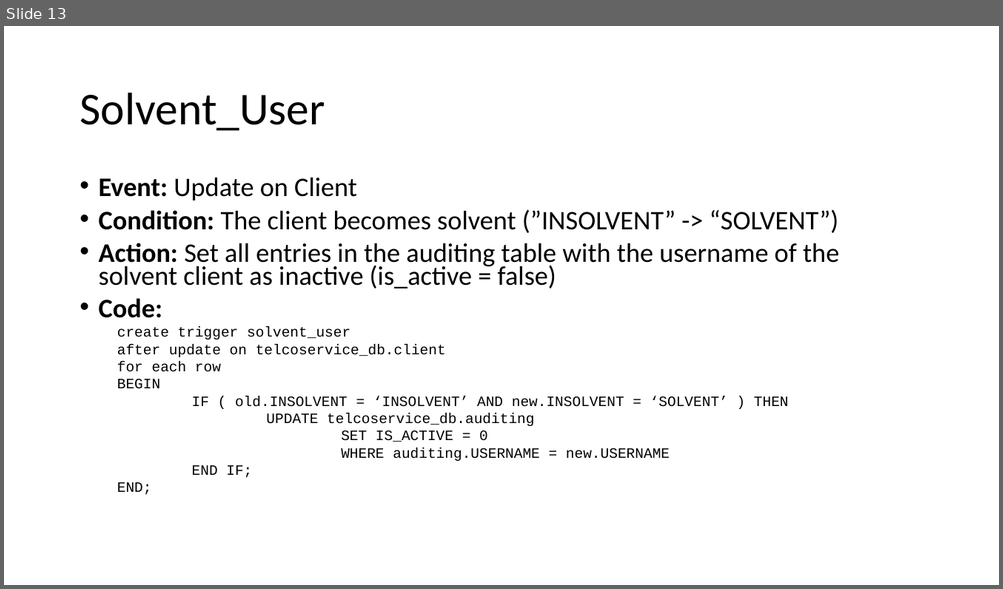
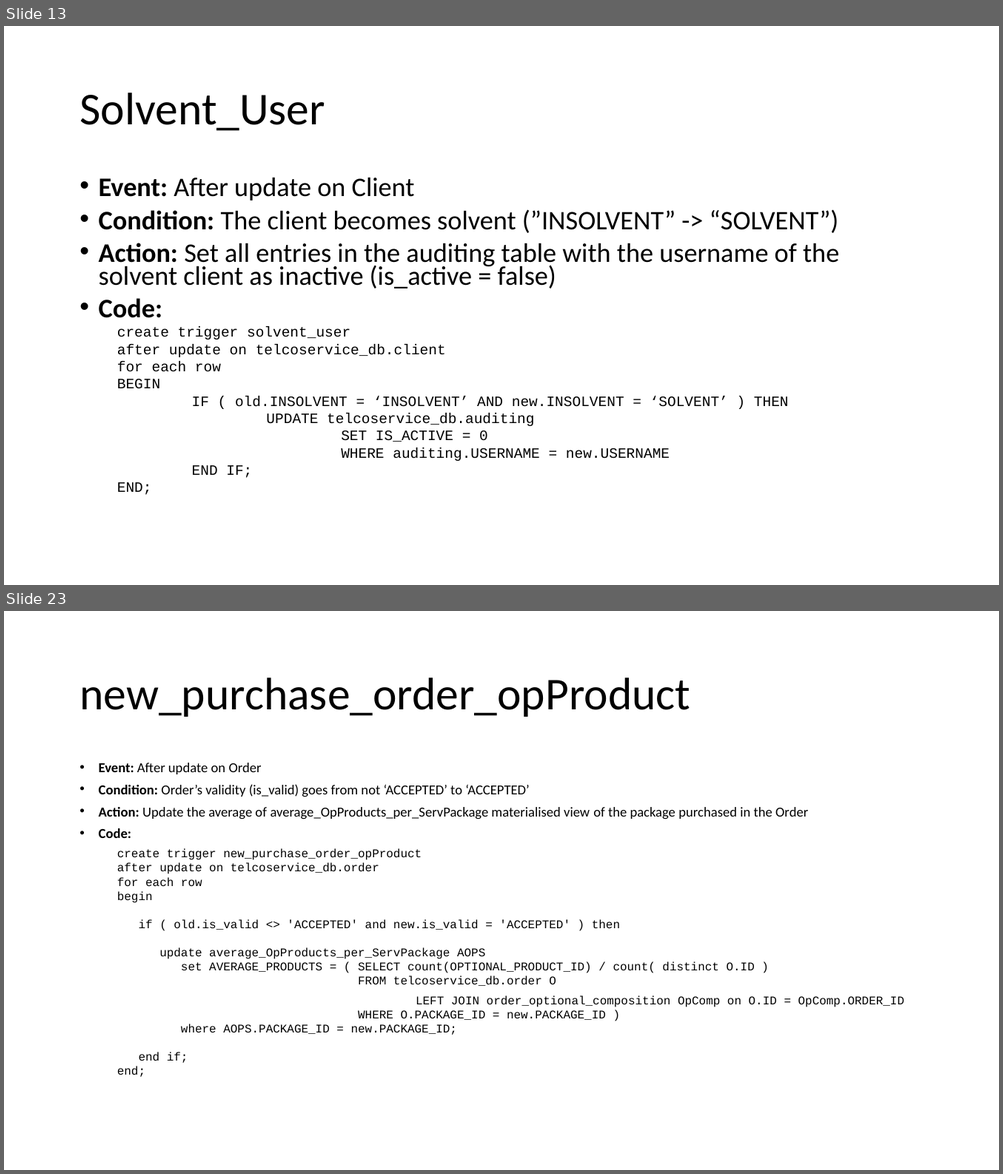
Before and after one commit to mark-2389/TelcoService_SC42, a slide deck: diagrams/TelcoService.pptx. Shown one above the other, each under a label of ours: slide 13 before the commit, slides 13 and 23 after it; the slides between them are not shown. The pictures are 1003x589 and 1003x1174 pixels, drawn with LibreOffice and Linux fonts; fonts in the diff are those of the drawing. Boxes give left, top, right and bottom in pixels: in the first picture for what was removed or moved away, otherwise in the second. Text is boxed around its words. In the diff, an @@ line names an element or a change of style, - is before the commit and + after.

```diff
--- a/diagrams/TelcoService.pptx
+++ b/diagrams/TelcoService.pptx
@@ slide 23 added at (4, 611, 999, 1170), background #FFFFFF @@
@@ title added at (79, 678, 690, 717), 44 pt, text #000000 @@
+new_purchase_order_opProduct
@@ text added at (99, 763, 905, 1077), 11.4 pt, text #000000 @@
+• Event: After update on Order
+• Condition: Order’s validity (is_valid) goes from not ‘ACCEPTED’ to ‘ACCEPTED’
+• Action: Update the average of average_OpProducts_per_ServPackage materialised view of the package purchased in the Order
+• Code:
+  create trigger new_purchase_order_opProduct
+  after update on telcoservice_db.order
+  for each row
+  begin
+  if ( old.is_valid <> 'ACCEPTED' and new.is_valid = 'ACCEPTED' ) then
+  update average_OpProducts_per_ServPackage AOPS
+  set AVERAGE_PRODUCTS = ( SELECT count(OPTIONAL_PRODUCT_ID) / count( distinct O.ID )
+  FROM telcoservice_db.order O
+  LEFT JOIN order_optional_composition OpComp on O.ID = OpComp.ORDER_ID
+  WHERE O.PACKAGE_ID = new.PACKAGE_ID )
+  where AOPS.PACKAGE_ID = new.PACKAGE_ID;
+  end if;
+  end;
@@ slide 13 changed as well @@
@@ text at (99, 177, 415, 201): text changed @@
-• Event: Update on Client
+• Event: After update on Client
```
Also in this commit, not shown: 20 other slides changed, 42 other slides added, 13 slides removed, 4 other files.
